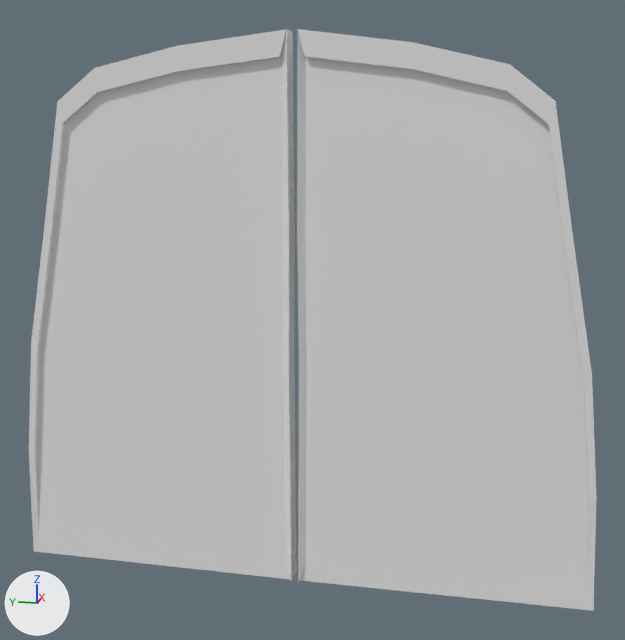
What one commit did to the Blender file Assets/Art/Models/Doors.blend.
Before and after are seen from a camera (50 mm lens) standing at (-11.14, -2.46, 6.72) and looking at (0.14, -0.2, 3.9). The lights are fixed; the arrows at lower left show +X, +Y and +Z.

The older version as bpy lines, for what is in view:
```python
mat_material = principled_material('Material')
mat_material.base_color = (0.8, 0.8, 0.8)  # white #e7e7e7
mat_material.roughness = 0.4
me_cube = bpy.data.meshes.new('Cube')
me_cube.from_pydata(...)  # 140 vertices, 136 faces; spans x -0.11..0.26, y -4.15..4.17, z 0.03..7.66
me_cube.materials.append(mat_material)  # white #e7e7e7
ob_cube = bpy.data.objects.new('Cube', me_cube)
ob_cube.location = (0.0, 0.0, 0.0)
```
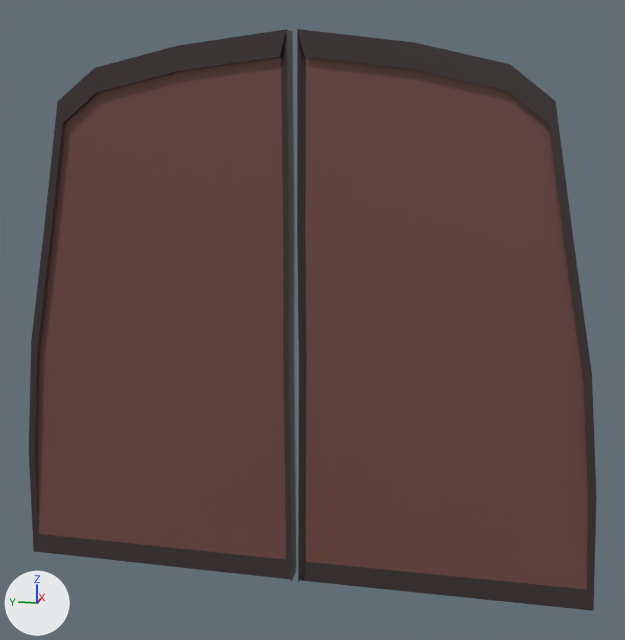
The change in detail:
Picture 'DoorsUV.png' (img_doorsuv_png) is new.
In material 'Material' (mat_material), base_color is no longer (0.8, 0.8, 0.8), white #e7e7e7.
In material 'Material' (mat_material), texture is now set to img_doorsuv_png.
me_cube has 140 vertices, 136 faces and spans x -0.11..0.26, y -4.15..4.17, z 0.03..7.66.
me_cube is used by ob_cube; location (0.0, 0.0, 0.0).
me_cube part 1: texture (UV) coordinates of 136 of 136 faces, centred in x -0.1..0.26, y -4.1..4.12, z 0.03..7.57, changed; they spanned u 0.12..0.88, v 0.0..1.0 and now span u 0.21..0.25, v 0.36..0.43.

Location of each change, (x1, y1, x2, y2) in pixels of the pictures (625 x 640 px):
'Cube', surface changed (grey to brown): (29, 29, 597, 611) in both
